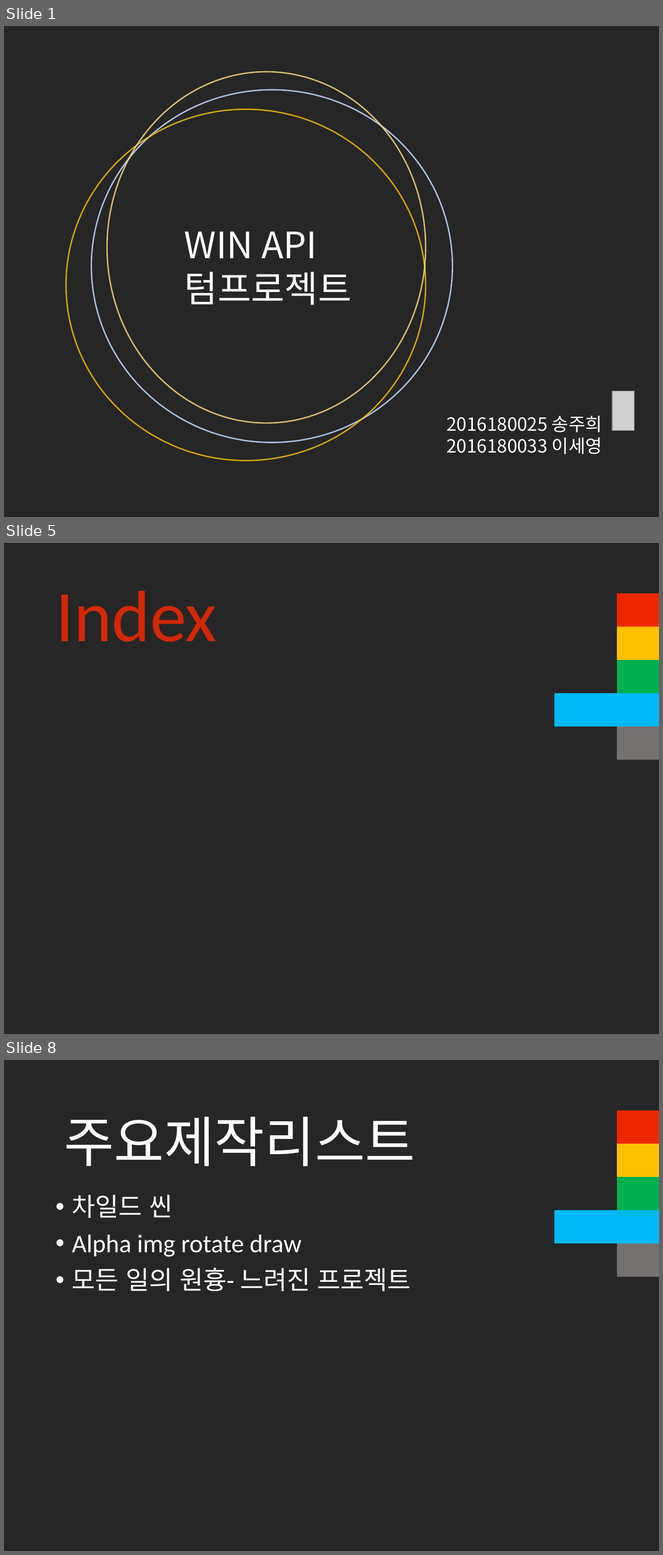
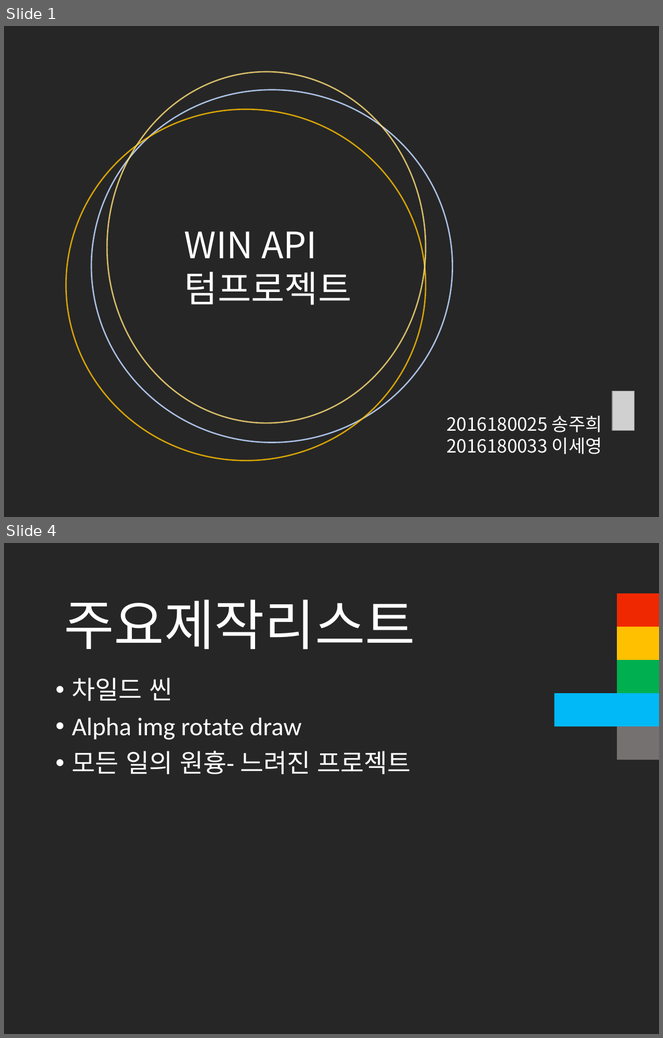
Before and after one commit to cmTEJAVA/Satellite, a slide deck: 발표자료/API 텀프로젝트 발표자료.pptx. Shown one above the other, each under a label of ours: slides 1, 5 and 8 before the commit, slides 1 and 4 after it; the slides between them are not shown. The pictures are 663x1555 and 663x1038 pixels, drawn with LibreOffice and Linux fonts; fonts in the diff are those of the drawing; grey boxes stand for pictures. Boxes give left, top, right and bottom in pixels: in the first picture for what was removed or moved away, otherwise in the second. Text is boxed around its words. In the diff, an @@ line names an element or a change of style, - is before the commit and + after.

```diff
--- a/발표자료/API 텀프로젝트 발표자료.pptx
+++ b/발표자료/API 텀프로젝트 발표자료.pptx
@@ slide 5 removed at box(4, 543, 659, 1034), background #262626 @@
@@ text removed at box(55, 591, 217, 642) @@
-Index
@@ rectangle removed at box(617, 593, 659, 627) @@
@@ rectangle removed at box(617, 627, 659, 661) @@
@@ rectangle removed at box(617, 661, 659, 694) @@
@@ rectangle removed at box(554, 694, 659, 727) @@
@@ rectangle removed at box(617, 727, 659, 760) @@
@@ what was slide 8 is now slide 4 @@
```
Also in this commit, not shown: 5 slides changed, 1 other slide removed, 2 other files.
